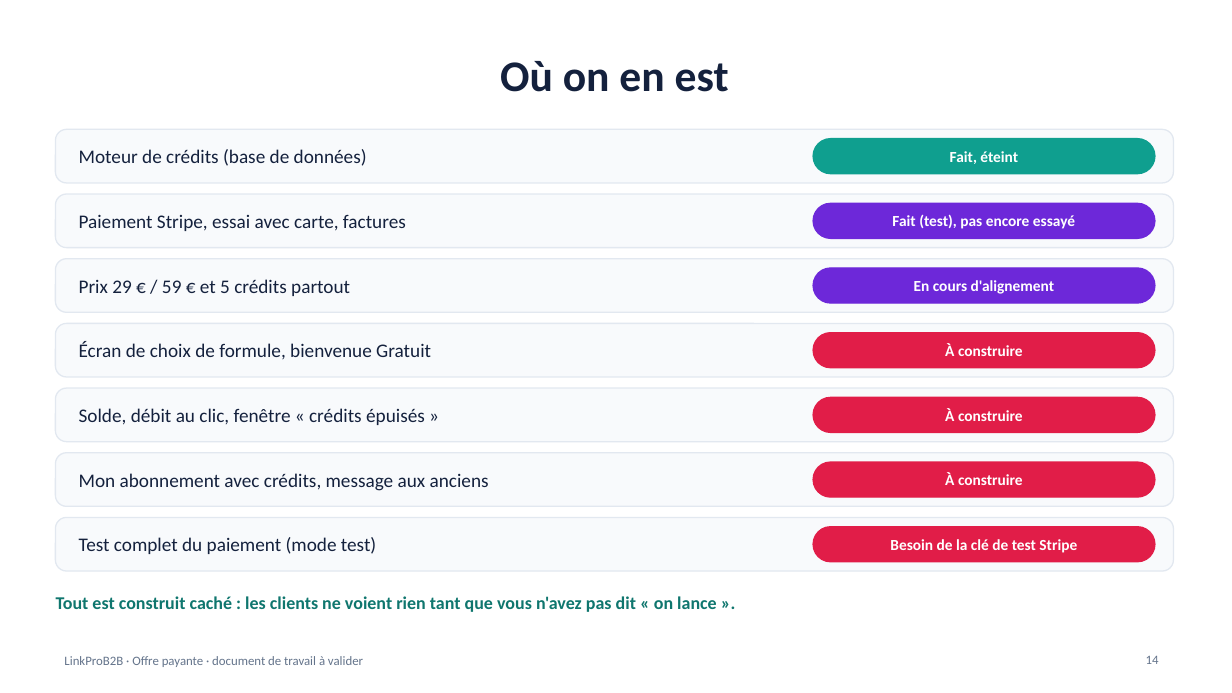
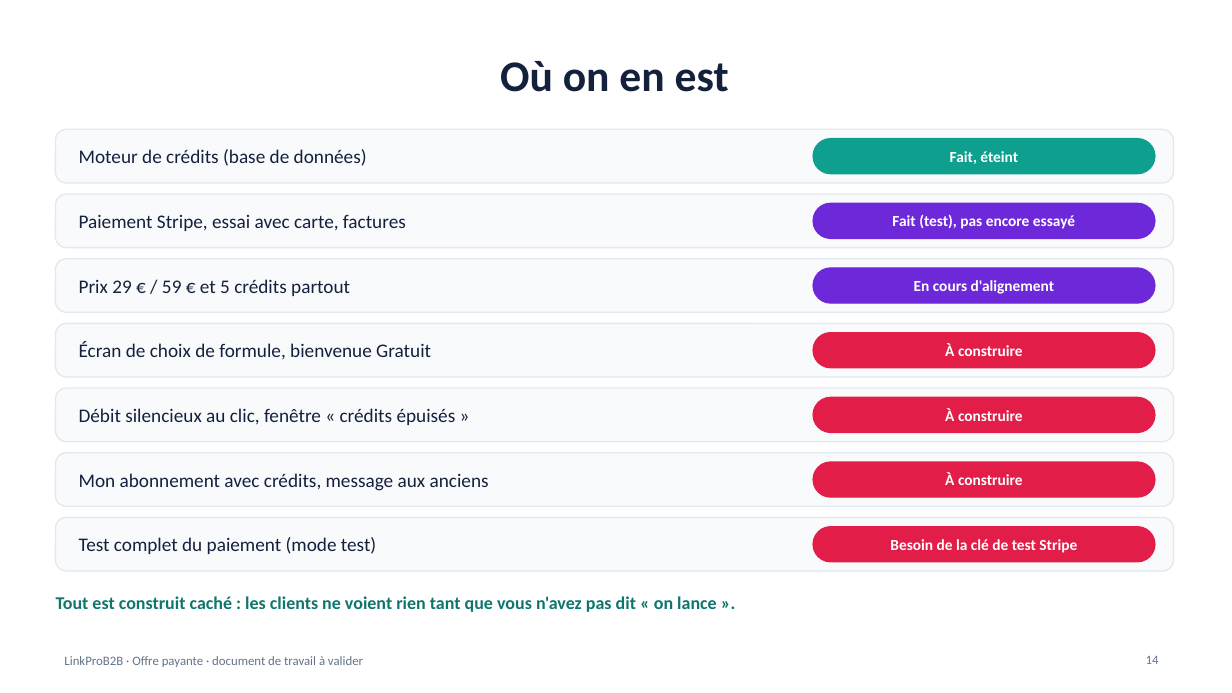
Before and after one commit to NAGAGNON/agora-b2b-plateform, a slide deck: slide 14 of docs/offre-payante-lancement.pptx. Drawn at 1232x693 pixels with LibreOffice and Linux fonts; fonts in the diff are those of the drawing. Boxes give left, top, right and bottom in pixels: in the first picture for what was removed or moved away, otherwise in the second. Text is boxed around its words. In the diff, an @@ line names an element or a change of style, - is before the commit and + after.

```diff
--- a/docs/offre-payante-lancement.pptx
+++ b/docs/offre-payante-lancement.pptx
@@ text at (79, 408, 456, 425): text changed @@
-Solde, débit au clic, fenêtre « crédits épuisés »
+Débit silencieux au clic, fenêtre « crédits épuisés »
```
Also in this commit, not shown: 1 other slide changed, 1 slide added, 1 slide removed, 1 other file.
